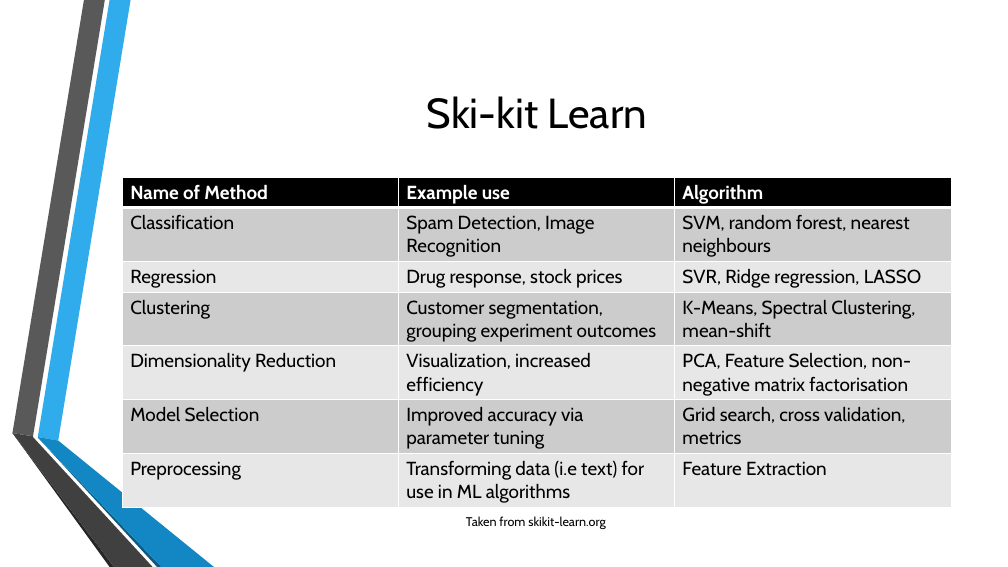
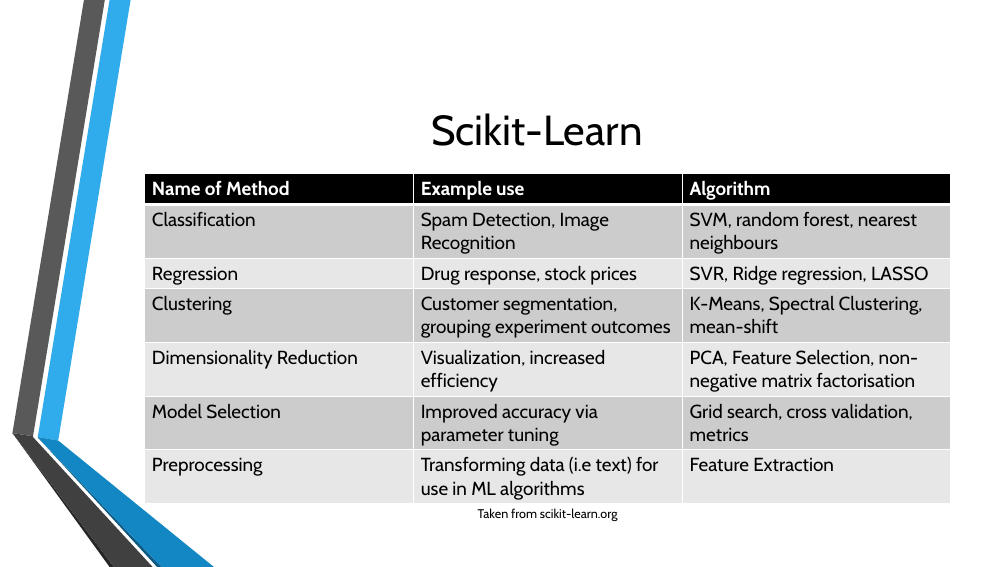
Before and after one commit to samuelsenior/ML_Intro, a slide deck: slide 10 of ML_Tools.pptx. Drawn at 1008x567 pixels with LibreOffice and Linux fonts; fonts in the diff are those of the drawing; background and template pictures are left out. Boxes give left, top, right and bottom in pixels: in the first picture for what was removed or moved away, otherwise in the second. Text is boxed around its words. In the diff, an @@ line names an element or a change of style, - is before the commit and + after.

Commit message:
Additions of my slides. Merge of all slides. Fixed typos. Enforced consistency.

```diff
--- a/ML_Tools.pptx
+++ b/ML_Tools.pptx
@@ title removed at [427, 96, 647, 129] @@
-Ski-kit Learn
@@ text added at [431, 113, 642, 146], 40 pt, text #000000 @@
+Scikit-Learn
@@ table: place and size @@
-table at [123, 177, 951, 507]
+table at [144, 174, 952, 504]
@@ text at [478, 508, 618, 521]: text changed @@
-Taken from skikit-learn.org
+Taken from scikit-learn.org
```
Also in this commit, not shown: 7 other slides changed, 20 slides added.
